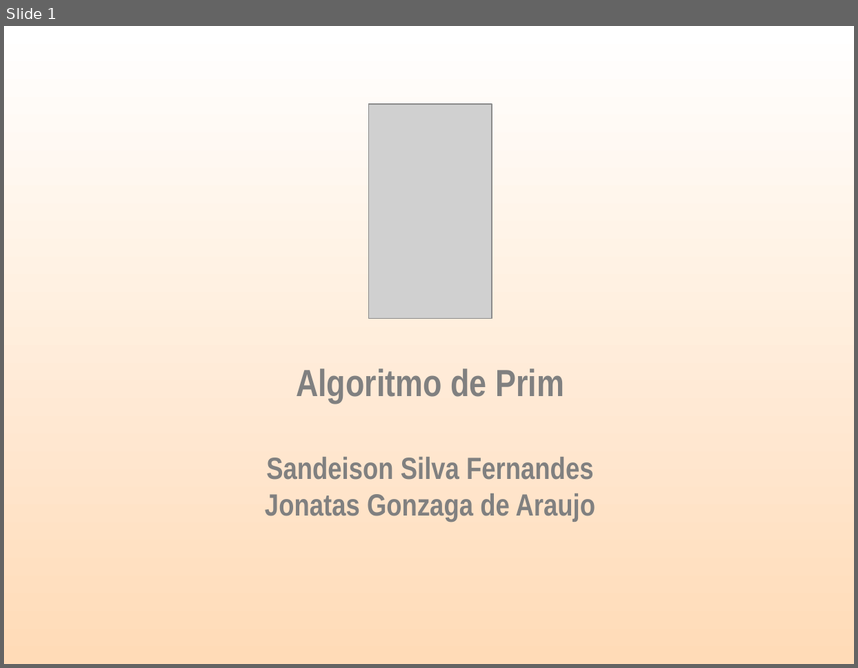
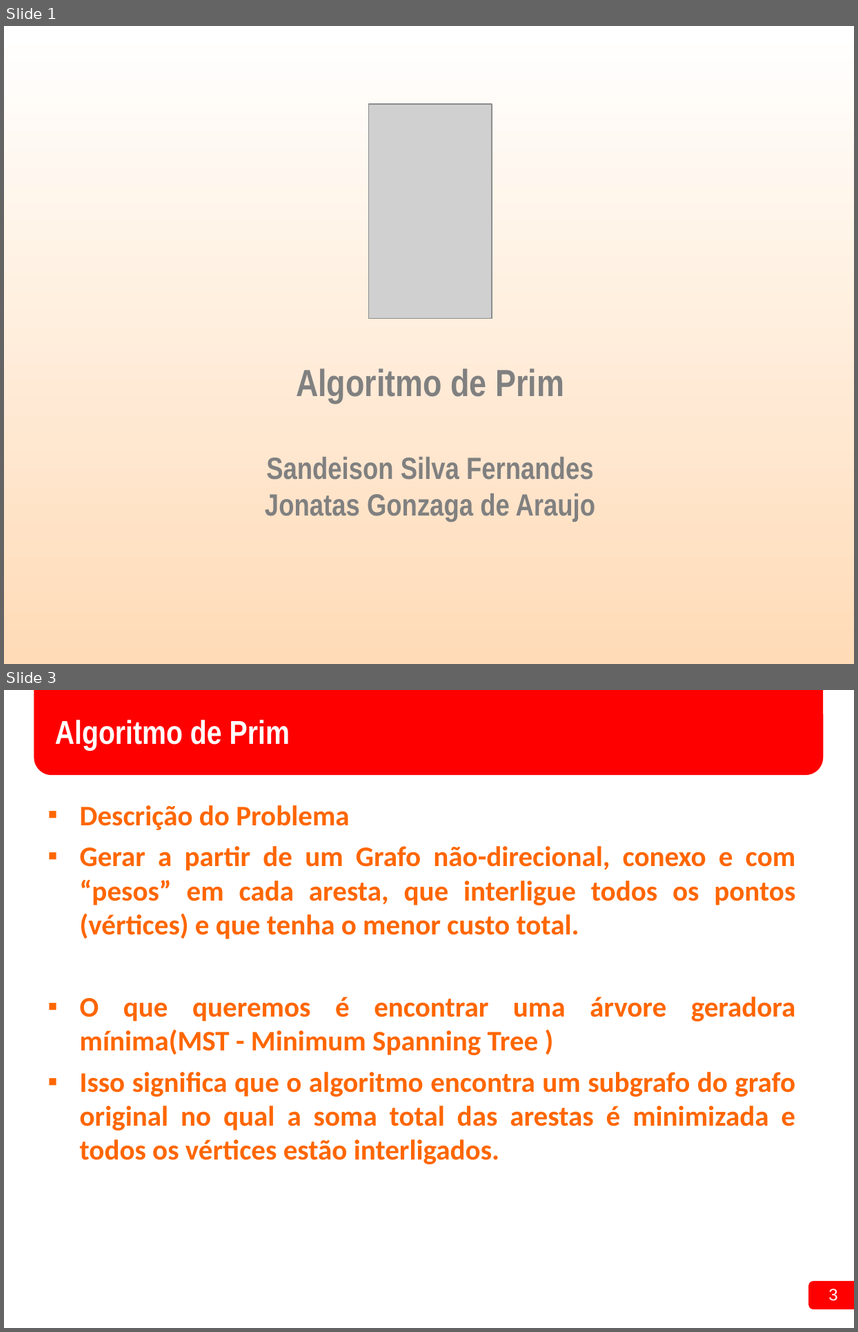
Before and after one commit to SANDEISON/Projeto_Estrutura_de_Dados_2016.1, a slide deck: 01 - Seminario/Seminário Algoritmo de Prim.ppt. Shown one above the other, each under a label of ours: slide 1 before the commit, slides 1 and 3 after it; the slides between them are not shown. The pictures are 858x668 and 858x1332 pixels, drawn with LibreOffice and Linux fonts; fonts in the diff are those of the drawing; grey boxes stand for pictures; background and template pictures are left out. Boxes give left, top, right and bottom in pixels: in the first picture for what was removed or moved away, otherwise in the second. Text is boxed around its words. In the diff, an @@ line names an element or a change of style, - is before the commit and + after.

```diff
--- a/01 - Seminario/Seminário Algoritmo de Prim.ppt
+++ b/01 - Seminario/Seminário Algoritmo de Prim.ppt
@@ slide 3 added at <box>4,690,854,1328</box>, background #FFFFFF @@
@@ rounded rectangle added at <box>34,690,822,775</box>, fill #FF0000 @@
@@ title added at <box>55,720,290,751</box>, 28 pt, text #FFFFFF, bold @@
+Algoritmo de Prim
@@ text added at <box>80,805,796,1164</box>, 24 pt, text #FF6600, bold @@
+▪ Descrição do Problema
+▪ Gerar a partir de um Grafo não-direcional, conexo e com “pesos” em cada aresta, que interligue todos os pontos (vértices) e que tenha o menor custo total.
+▪ O que queremos é encontrar uma árvore geradora mínima(MST - Minimum Spanning Tree )
+▪ Isso significa que o algoritmo encontra um subgrafo do grafo original no qual a soma total das arestas é minimizada e todos os vértices estão interligados.
@@ rounded rectangle added at <box>809,1281,854,1309</box>, fill #FF0000 @@
@@ page number added at <box>829,1288,838,1301</box>, 14 pt, text #FFFFFF @@
+3
```
Also in this commit, not shown: 12 other slides added, 7 slides removed, 39 other files.
